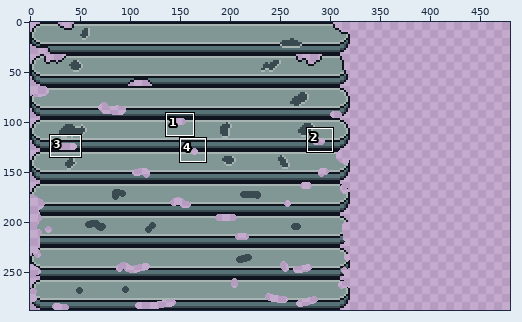
Pixel-art file -- aseprite_files/Menu.aseprite. Above: a wide view before the commit, with the close-up outlined.
Close-up. First the earlier version:
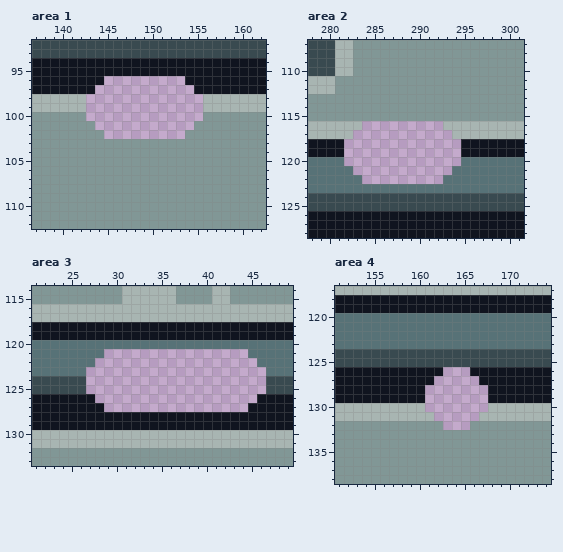
320x288 pixels, 1 frame. Shown: area 1: x 137..162, y 92..112; area 2: x 278..301, y 107..128; area 3: x 21..49, y 114..133; area 4: x 151..174, y 117..138. The old version is drawn lined up with the new one, on the new canvas. The commit also changed other parts of the picture, which this record leaves out.
Once edited:
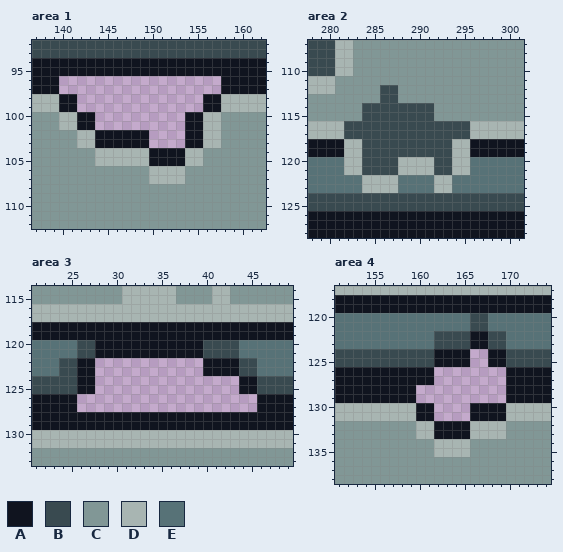
Palette (. is transparent): A #10141f  B #394a50  C #819796  D #a8b5b2  E #577277
Change:
canvas 320x288 -> 480x288
--- area 1
@@ x 137..162 @@
  95 AAAAAAAAAAAAAAAAAAAAAAAAAA
- 96 AAAAAAAA.........AAAAAAAAA
- 97 AAAAAAA...........AAAAAAAA
- 98 DDDDDD.............DDDDDDD
- 99 DDDDDD.............DDDDDDD
-100 CCCCCC.............CCCCCCC
-101 CCCCCCC...........CCCCCCCC
-102 CCCCCCCC.........CCCCCCCCC
-103 CCCCCCCCCCCCCCCCCCCCCCCCCC
-104 CCCCCCCCCCCCCCCCCCCCCCCCCC
-105 CCCCCCCCCCCCCCCCCCCCCCCCCC
-106 CCCCCCCCCCCCCCCCCCCCCCCCCC
-107 CCCCCCCCCCCCCCCCCCCCCCCCCC
+ 96 AAA..................AAAAA
+ 97 AAA..................AAAAA
+ 98 DDDAA..............AADDDDD
+ 99 DDDAA..............AADDDDD
+100 CCCDDAA..........AADDCCCCC
+101 CCCDDAA..........AADDCCCCC
+102 CCCCCDDAAAAAA....AADDCCCCC
+103 CCCCCDDAAAAAA....AADDCCCCC
+104 CCCCCCCDDDDDDAAAADDCCCCCCC
+105 CCCCCCCDDDDDDAAAADDCCCCCCC
+106 CCCCCCCCCCCCCDDDDCCCCCCCCC
+107 CCCCCCCCCCCCCDDDDCCCCCCCCC
 108 CCCCCCCCCCCCCCCCCCCCCCCCCC
--- area 2
@@ x 278..301 @@
 111 DDDCCCCCCCCCCCCCCCCCCCCC
-112 DDDCCCCCCCCCCCCCCCCCCCCC
-113 CCCCCCCCCCCCCCCCCCCCCCCC
-114 CCCCCCCCCCCCCCCCCCCCCCCC
-115 CCCCCCCCCCCCCCCCCCCCCCCC
-116 DDDDDD.........DDDDDDDDD
-117 DDDDD...........DDDDDDDD
-118 AAAA.............AAAAAAA
-119 AAAA.............AAAAAAA
-120 EEEE.............EEEEEEE
-121 EEEEE...........EEEEEEEE
-122 EEEEEE.........EEEEEEEEE
-123 EEEEEEEEEEEEEEEEEEEEEEEE
+112 DDDCCCCCBBCCCCCCCCCCCCCC
+113 CCCCCCCCBBCCCCCCCCCCCCCC
+114 CCCCCCBBBBBBBBCCCCCCCCCC
+115 CCCCCCBBBBBBBBCCCCCCCCCC
+116 DDDDBBBBBBBBBBBBBBDDDDDD
+117 DDDDBBBBBBBBBBBBBBDDDDDD
+118 AAAADDBBBBBBBBBBDDAAAAAA
+119 AAAADDBBBBBBBBBBDDAAAAAA
+120 EEEEDDBBBBDDDDBBDDEEEEEE
+121 EEEEDDBBBBDDDDBBDDEEEEEE
+122 EEEEEEDDDDEEEEDDEEEEEEEE
+123 EEEEEEDDDDEEEEDDEEEEEEEE
 124 BBBBBBBBBBBBBBBBBBBBBBBB
--- area 3
@@ x 21..49 @@
 119 AAAAAAAAAAAAAAAAAAAAAAAAAAAAA
-120 EEEEEEEEEEEEEEEEEEEEEEEEEEEEE
-121 EEEEEEEE................EEEEE
-122 EEEEEEE..................EEEE
-123 EEEEEE....................EEE
-124 BBBBBB....................BBB
-125 BBBBBB....................BBB
-126 AAAAAAA..................AAAA
-127 AAAAAAAA................AAAAA
+120 EEEEEBBAAAAAAAAAAAABBBBEEEEEE
+121 EEEEEBBAAAAAAAAAAAABBBBEEEEEE
+122 EEEBBAA............AAAABBEEEE
+123 EEEBBAA............AAAABBEEEE
+124 BBBBBAA................AABBBB
+125 BBBBBAA................AABBBB
+126 AAAAA....................AAAA
+127 AAAAA....................AAAA
 128 AAAAAAAAAAAAAAAAAAAAAAAAAAAAA
--- area 4
@@ x 158..171 @@
 119 AAAAAAAAAAAAAA
-120 EEEEEEEEEEEEEE
-121 EEEEEEEEEEEEEE
-122 EEEEEEEEEEEEEE
-123 EEEEEEEEEEEEEE
-124 BBBBBBBBBBBBBB
-125 BBBBBBBBBBBBBB
-126 AAAAA...AAAAAA
-127 AAAA.....AAAAA
-128 AAA.......AAAA
-129 AAA.......AAAA
-130 DDD.......DDDD
-131 DDDD.....DDDDD
-132 CCCCC...CCCCCC
-133 CCCCCCCCCCCCCC
-134 CCCCCCCCCCCCCC
-135 CCCCCCCCCCCCCC
+120 EEEEEEEEBBEEEE
+121 EEEEEEEEBBEEEE
+122 EEEEBBBBAABBEE
+123 EEEEBBBBAABBEE
+124 BBBBAAAA..AABB
+125 BBBBAAAA..AABB
+126 AAAA........AA
+127 AAAA........AA
+128 AA..........AA
+129 AA..........AA
+130 DDAA....AAAADD
+131 DDAA....AAAADD
+132 CCDDAAAADDDDCC
+133 CCDDAAAADDDDCC
+134 CCCCDDDDCCCCCC
+135 CCCCDDDDCCCCCC
 136 CCCCCCCCCCCCCC
Changed places in both close-ups, as pixel boxes (x1, y1, x2, y2):
changed: (59, 76, 221, 184)
changed: (344, 85, 470, 193)
changed: (59, 340, 266, 412)
changed: (416, 313, 506, 457)
